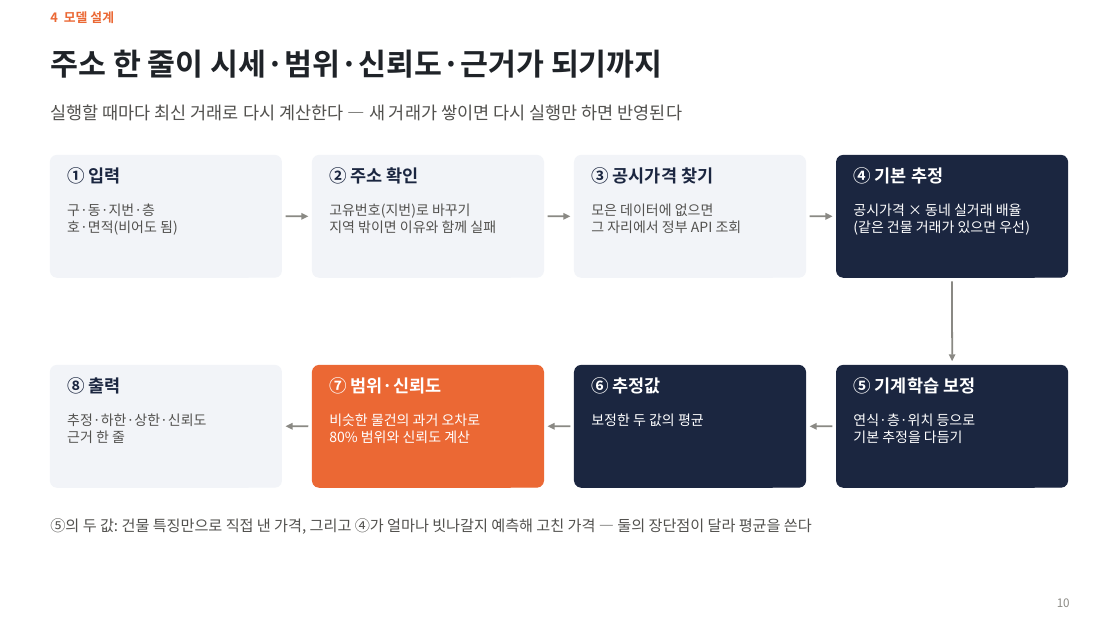
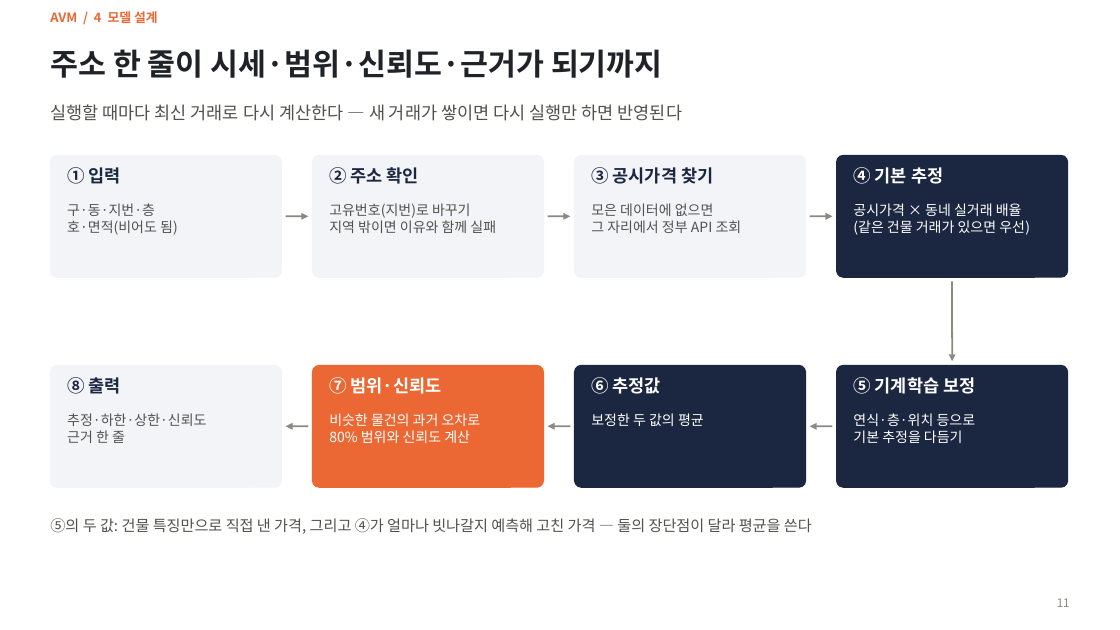
Before and after one commit to KimInSeok-DA/DA_Seoul_Villa_AVM, a slide deck: slide 11 of presentation/AVM_발표.pptx (slide 10 before the commit). Drawn at 1120x630 pixels with LibreOffice and Linux fonts; fonts in the diff are those of the drawing. Boxes give left, top, right and bottom in pixels: in the first picture for what was removed or moved away, otherwise in the second. Text is boxed around its words. In the diff, an @@ line names an element or a change of style, - is before the commit and + after.

```diff
--- a/presentation/AVM_발표.pptx
+++ b/presentation/AVM_발표.pptx
@@ text at [50, 11, 158, 23]: text changed @@
-4 모델 설계
+AVM / 4 모델 설계
@@ page number at [1057, 598, 1070, 607]: text changed @@
-10
+11
```
Also in this commit, not shown: 24 other slides changed, 2 slides added, 9 other files.
